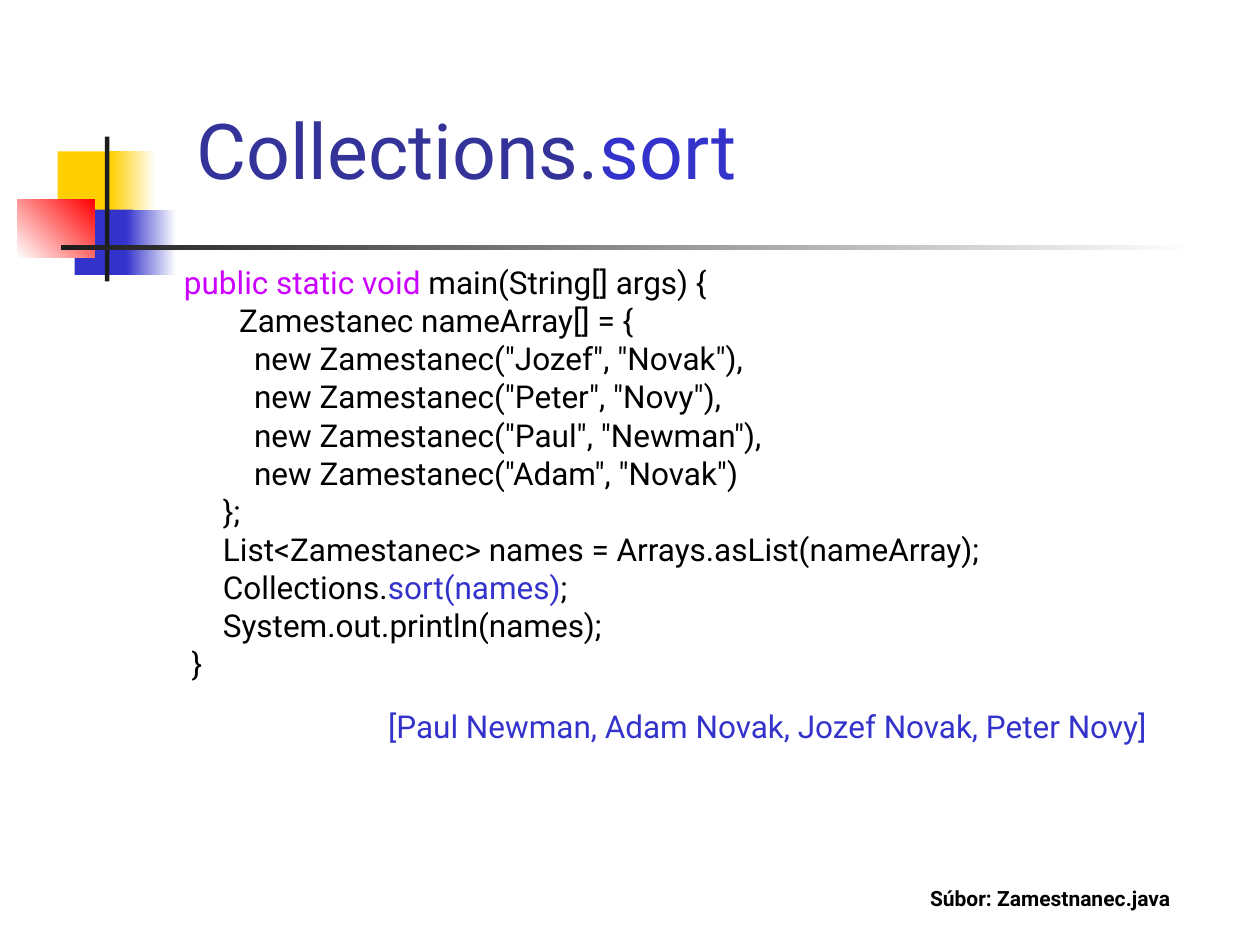
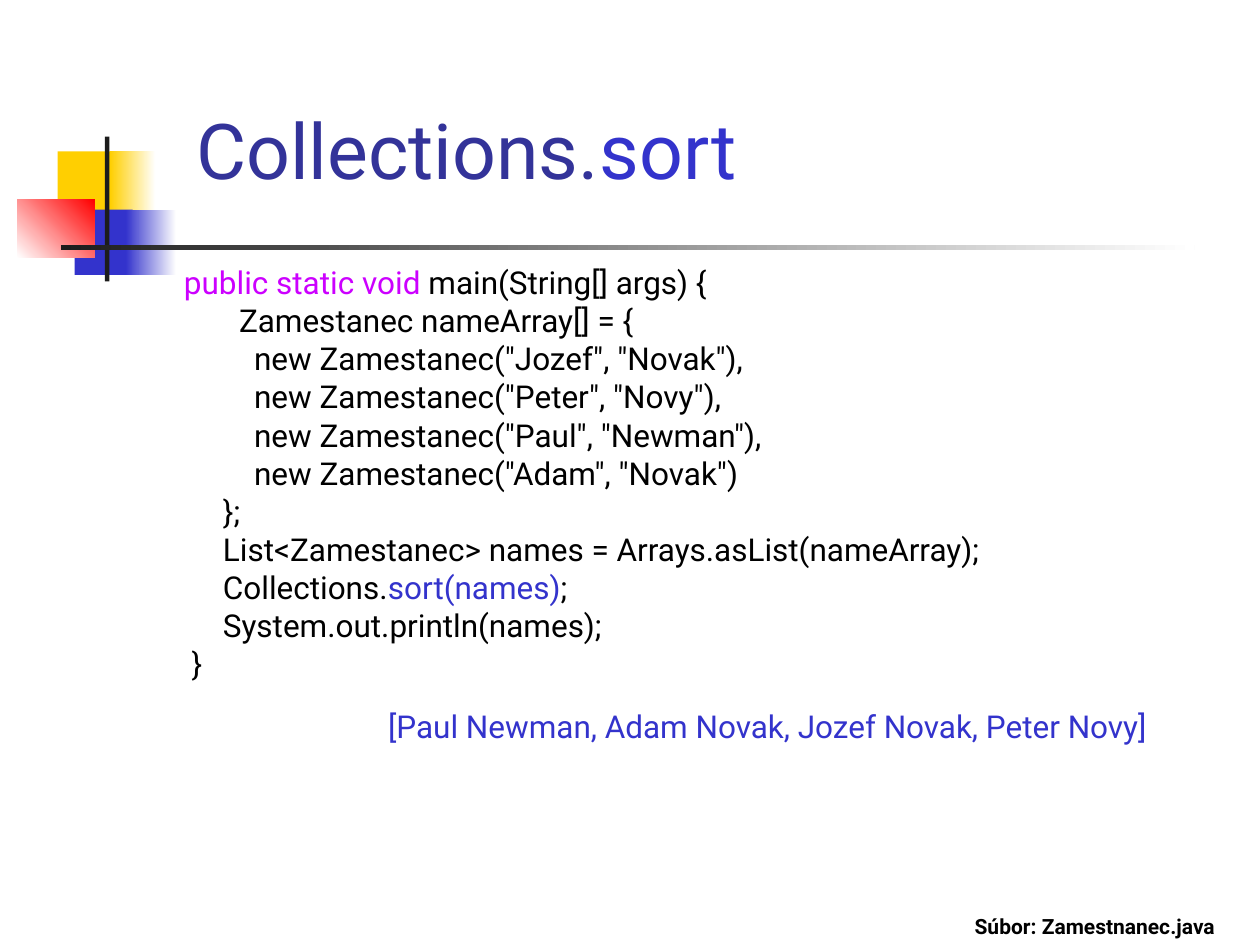
Before and after one commit to Programovanie4/Prednasky, a slide deck: slide 24 of 06/06_java.ppt. Drawn at 1260x945 pixels with LibreOffice and Linux fonts; fonts in the diff are those of the drawing. Boxes give left, top, right and bottom in pixels: in the first picture for what was removed or moved away, otherwise in the second. Text is boxed around its words. In the diff, an @@ line names an element or a change of style, - is before the commit and + after.

```diff
--- a/06/06_java.ppt
+++ b/06/06_java.ppt
@@ text "Súbor: Zamestnanec.java": place and size @@
-text "Súbor: Zamestnanec.java" at <box>930,890,1170,911</box>
+text "Súbor: Zamestnanec.java" at <box>975,918,1215,939</box>
```
Also in this commit, not shown: 10 other slides changed, 3 other files.
